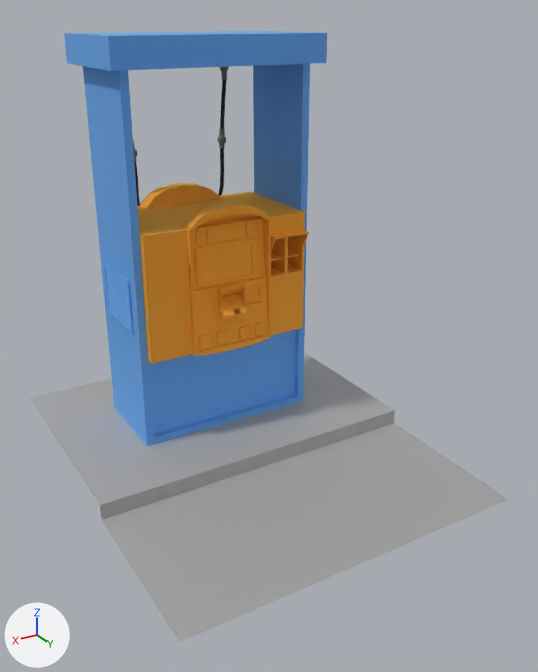
The FBX model Assets/AssetLibrary/Models/FullGasPump.fbx as it was, and as the next commit left it.
Before and after are seen from a 50 mm lens placed at (2.06, 4.25, 2.64), pointed at (-0.05, 0.75, 0.89). Arrows for +X, +Y and +Z are at lower left; the lights stay in place. Where no turn or scale is listed for an object, it has been applied to the vertices. Vertices at the same position are counted once.

Objects in the first picture: 'Floor', 'GasPump_Body', 'GasPump_ControlPanel'.
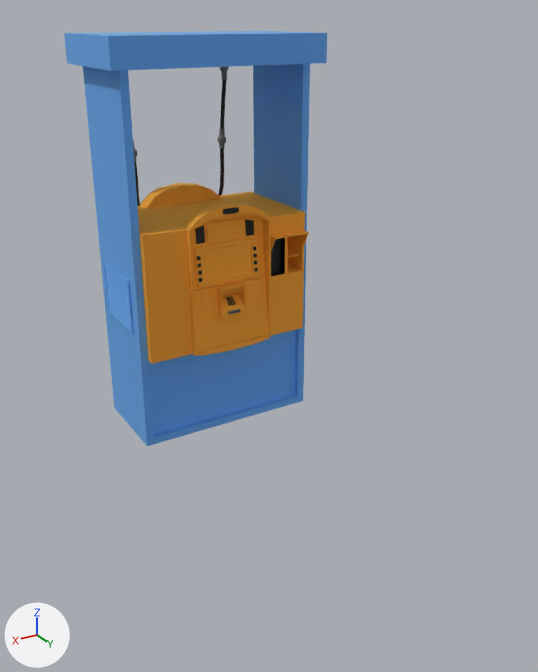
Where the change shows, as pixel boxes [x1, y1, x2, y2] in the pictures (538 x 672 px):
```json
{"object": "Floor", "change": "deleted", "before": [30, 352, 508, 642]}
{"part": 1, "of": "me_mesh_001", "change": "cut back", "before": [222, 238, 282, 319], "after": [223, 238, 282, 317]}
{"part": 2, "of": "me_mesh_001", "change": "recoloured", "before": [195, 207, 258, 306], "after": [195, 207, 258, 306]}
{"part": 3, "of": "me_mesh_001", "change": "recoloured", "before": [271, 238, 285, 276], "after": [271, 238, 285, 276]}
```

The change, as JSON lines over the scene's bpy script:
```json
{"op": "add", "block": "mat_buttons", "code": ["mat_buttons = principled_material('Buttons')", "mat_buttons.base_color = (0.0, 0.0, 0.0)  # black #000000"]}
{"op": "add", "block": "mat_gray", "code": ["mat_gray = principled_material('Gray')", "mat_gray.base_color = (0.163, 0.163, 0.163)  # grey #707070"]}
{"op": "add", "block": "mat_no_reflect", "code": ["mat_no_reflect = principled_material('No Reflect')", "mat_no_reflect.base_color = (0.0, 0.0, 0.0)  # black #000000"]}
{"block": "me_mesh_001", "where": "# used by ob_gaspump_controlpanel; location = (-0.133, -0.329, 1.134)"}
{"op": "remove", "block": "me_mesh_001", "code": "me_mesh_001.from_pydata(...)  # 10594 vertices, 19818 faces; spans x -0.418..0.684, y -0.055..0.758, z -0.462..0.476"}
{"op": "add", "block": "me_mesh_001", "code": "me_mesh_001.from_pydata(...)  # 6635 vertices, 12151 faces; spans x -0.418..0.684, y -0.055..0.735, z -0.462..0.476"}
{"block": "me_mesh_001", "change": "me_mesh_001 part 1: 326 vertices removed from x -0.354..0.214, y 0.442..0.758, z -0.224..0.234; 95 vertices added at x -0.27..0.172, y 0.624..0.735, z -0.201..0.234"}
{"block": "me_mesh_001", "change": "me_mesh_001 part 2: 2858 faces spanning x -0.071..0.34, y 0.624..0.71, z -0.155..0.462 switch from mat_panel (its picture is missing) to mat_buttons (black #000000)"}
{"block": "me_mesh_001", "change": "me_mesh_001 part 3: 116 faces spanning x -0.27..-0.166, y 0.638..0.674, z -0.026..0.234 switch from mat_panel (its picture is missing) to mat_no_reflect (black #000000)"}
{"op": "add", "block": "me_mesh_001", "code": "me_mesh_001.materials.append(mat_gray)  # grey #707070"}
{"op": "remove", "block": "ob_floor", "code": ["ob_floor = bpy.data.objects.new('Floor', me_mesh)", "ob_floor.location = (0.0, -0.001, 0.1)"]}
```
